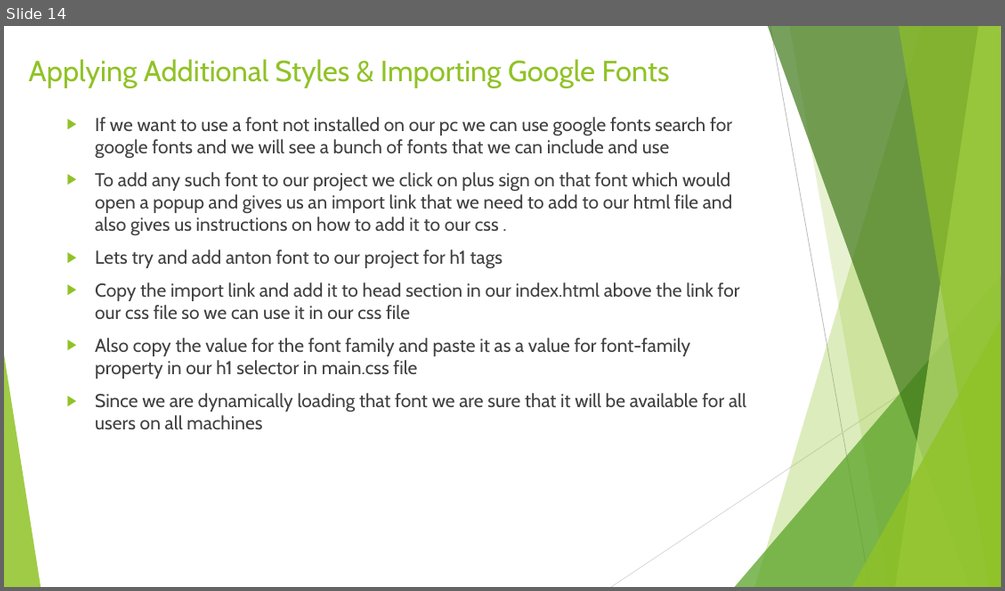
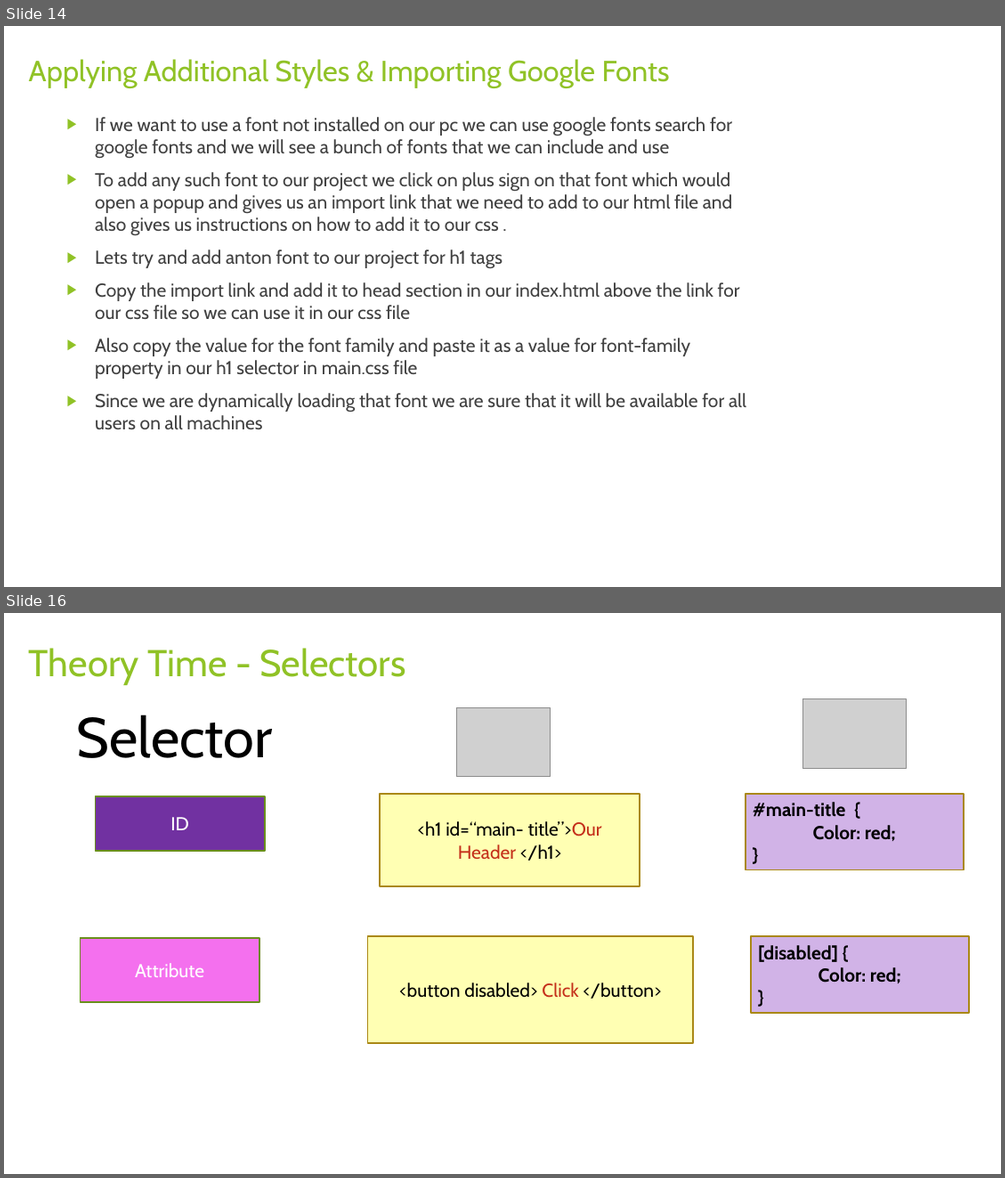
Before and after one commit to rudhrainfogain/CSS, a slide deck: PPT/Css-v2.pptx. Shown one above the other, each under a label of ours: slide 14 before the commit, slides 14 and 16 after it; the slides between them are not shown. The pictures are 1005x591 and 1005x1178 pixels, drawn with LibreOffice and Linux fonts; fonts in the diff are those of the drawing; grey boxes stand for pictures. Boxes give left, top, right and bottom in pixels: in the first picture for what was removed or moved away, otherwise in the second. Text is boxed around its words. In the diff, an @@ line names an element or a change of style, - is before the commit and + after.

Commit message:
Selectors

```diff
--- a/PPT/Css-v2.pptx
+++ b/PPT/Css-v2.pptx
@@ slide 16 added at bbox=[4, 613, 1001, 1174], background #FFFFFF @@
@@ title added at bbox=[29, 648, 405, 685], 36 pt, text #90C226 @@
+Theory Time - Selectors
@@ text added at bbox=[76, 714, 272, 758], 54 pt, text #000000 @@
+Selector
@@ picture added at bbox=[456, 707, 550, 776] @@
@@ picture added at bbox=[802, 699, 906, 770] @@
@@ rectangle added at bbox=[96, 796, 265, 850], fill #7131A1, outline #6B901C 1.5 pt, 18 pt, text #FFFFFF @@
+ID
@@ rectangle added at bbox=[380, 793, 639, 886], fill #FFFFB3, outline #AA8916 1.5 pt, 18 pt, text #000000 @@
+<h1 id=“main- title”>Our Header </h1>
@@ rectangle added at bbox=[745, 793, 963, 869], fill #D1B3E7, outline #AA8916 1.5 pt, 18 pt, text #000000, bold @@
+#main-title {
+Color: red;
+}
@@ rectangle added at bbox=[81, 938, 259, 1002], fill #F470EE, outline #6B901C 1.5 pt, 18 pt, text #FFFFFF @@
+Attribute
@@ rectangle added at bbox=[367, 937, 693, 1044], fill #FFFFB3, outline #AA8916 1.5 pt, 18 pt, text #000000 @@
+<button disabled> Click </button>
@@ rectangle added at bbox=[751, 937, 970, 1013], fill #D1B3E7, outline #AA8916 1.5 pt, 18 pt, text #000000, bold @@
+[disabled] {
+Color: red;
+}
@@ slide 14 changed as well @@
@@ group removed at bbox=[4, 26, 1001, 587]: 5 freeform shapes, 3 triangles, 2 lines @@
```
Also in this commit, not shown: 14 other slides changed, 2 other slides added, 2 other files.
